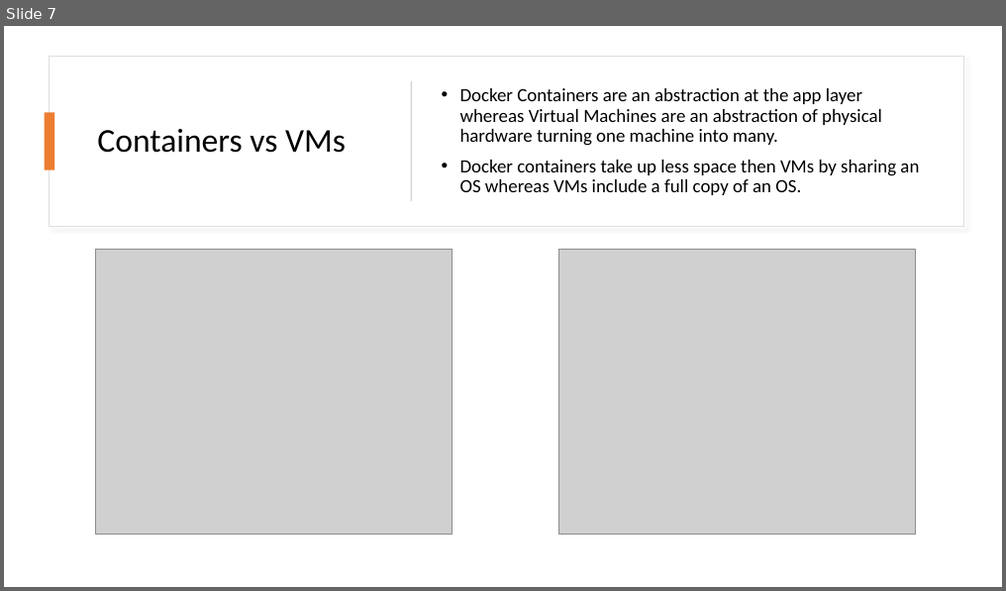
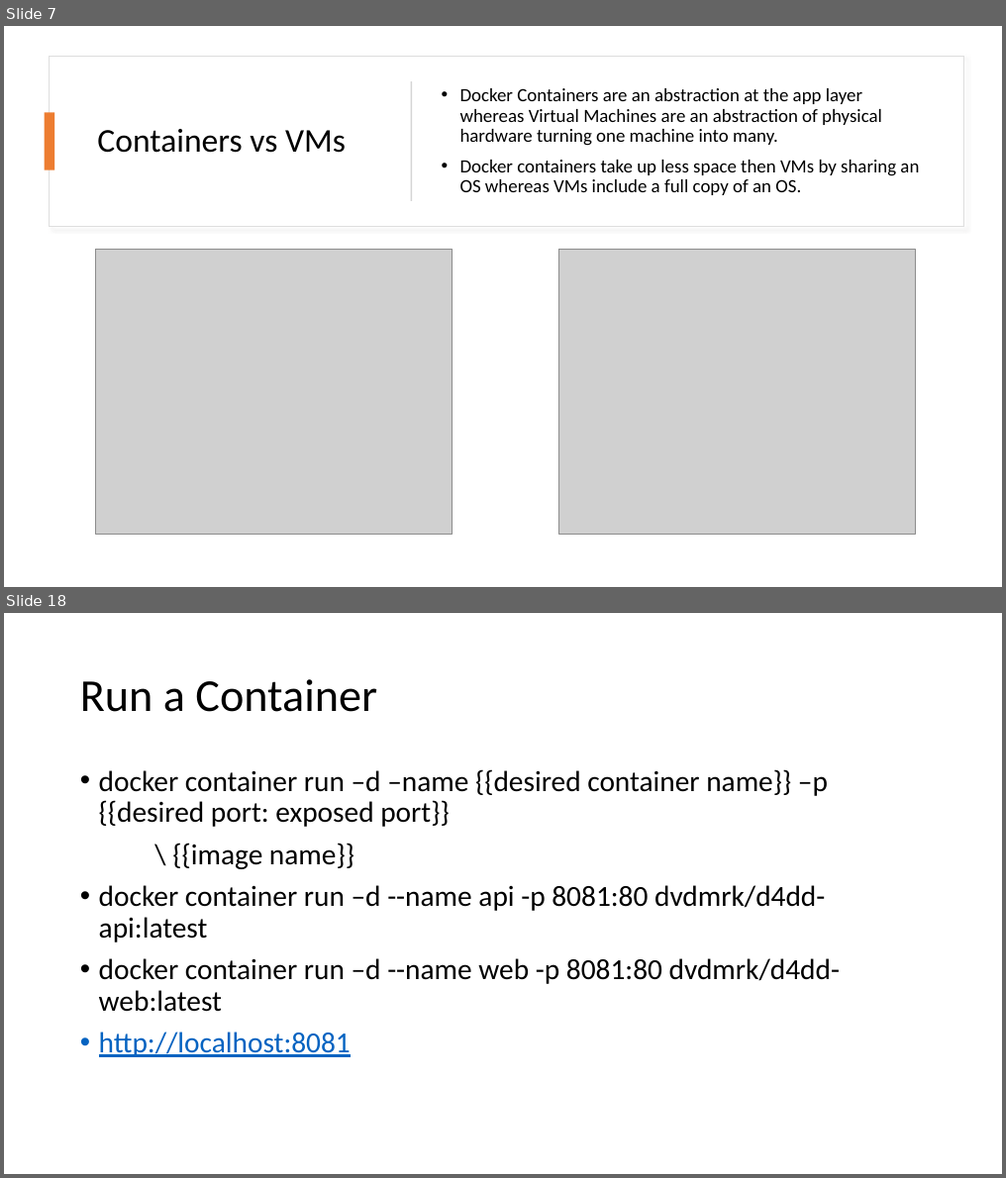
Before and after one commit to dvdmrk/DockerPresentation, a slide deck: Slides/DockerPresentation.pptx. Shown one above the other, each under a label of ours: slide 7 before the commit, slides 7 and 18 after it; the slides between them are not shown. The pictures are 1006x591 and 1006x1178 pixels, drawn with LibreOffice and Linux fonts; fonts in the diff are those of the drawing; grey boxes stand for pictures. Boxes give left, top, right and bottom in pixels: in the first picture for what was removed or moved away, otherwise in the second. Text is boxed around its words. In the diff, an @@ line names an element or a change of style, - is before the commit and + after.

```diff
--- a/Slides/DockerPresentation.pptx
+++ b/Slides/DockerPresentation.pptx
@@ slide 18 added at (4,613,1002,1174), background #FFFFFF @@
@@ title added at (80,679,377,712), 44 pt, text #000000 @@
+Run a Container
@@ text added at (99,769,840,1058), 28 pt, text #000000 @@
+• docker container run –d –name {{desired container name}} –p {{desired port: exposed port}}
+\ {{image name}}
+• docker container run –d --name api -p 8081:80 dvdmrk/d4dd-api:latest
+• docker container run –d --name web -p 8081:80 dvdmrk/d4dd-web:latest
+• http://localhost:8081
```
Also in this commit, not shown: 3 slides changed, 27 other slides added, 4 slides removed, 2 other files.
